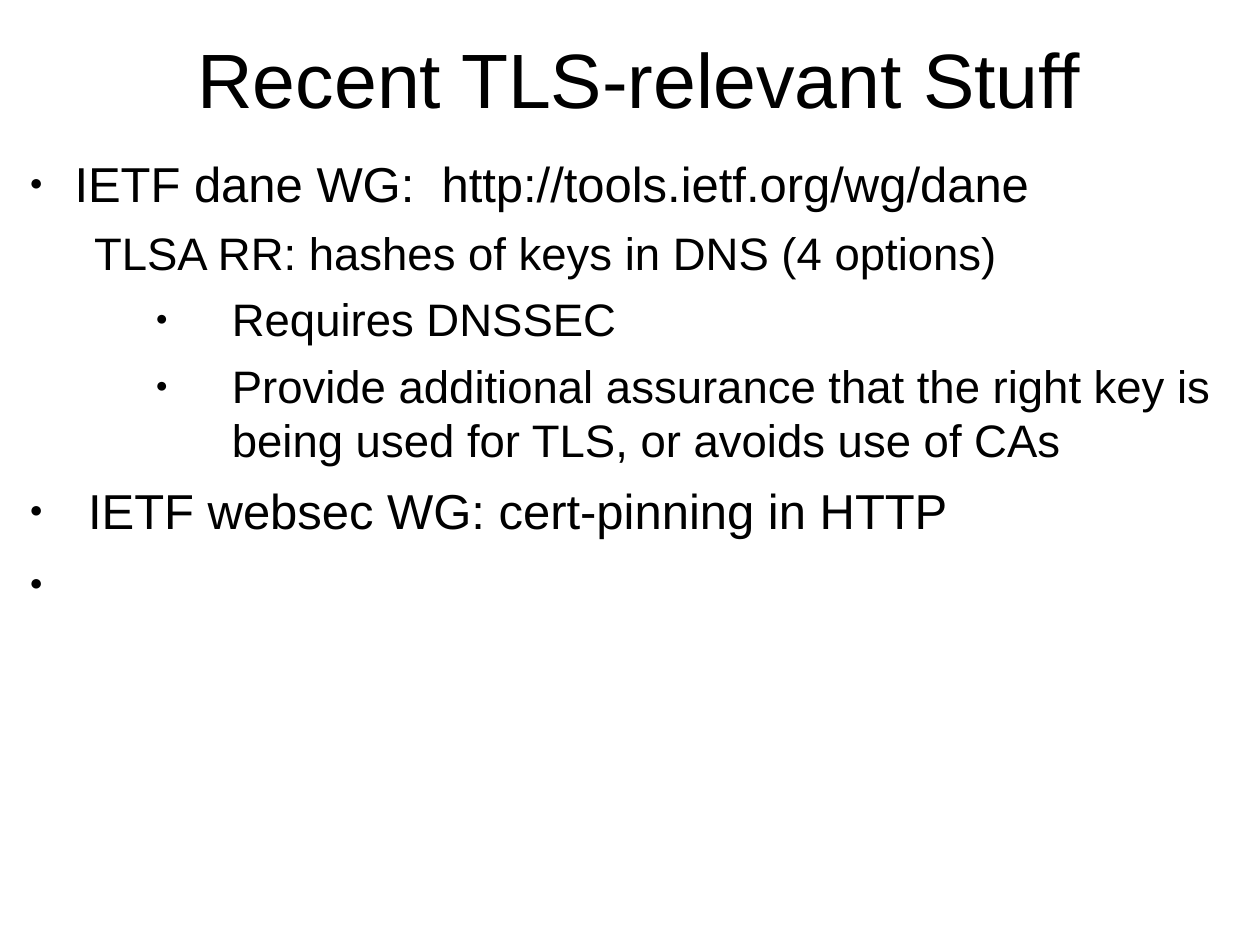
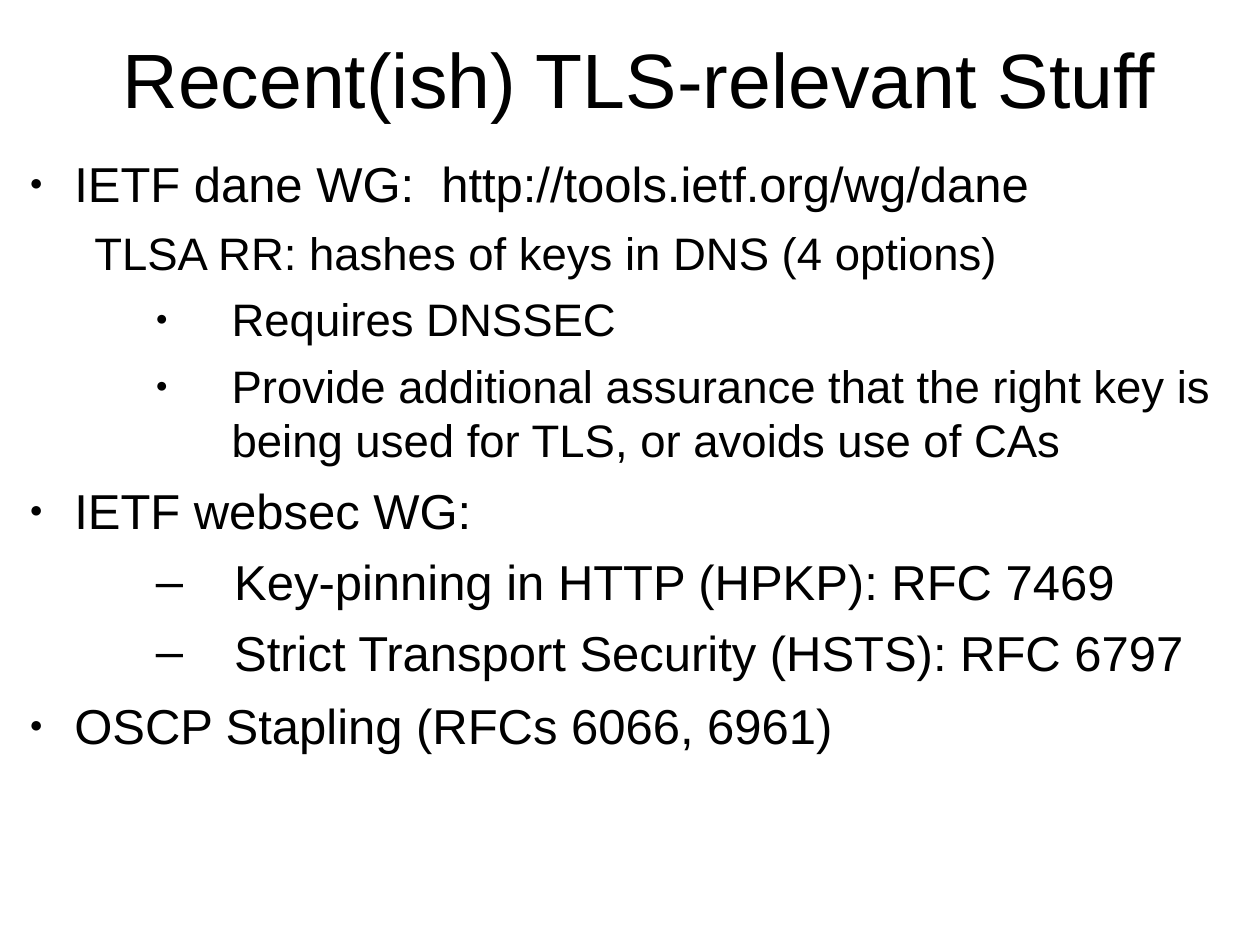
Before and after one commit to sftcd/cs7053, a slide deck: slide 67 of 2016lectures/06-protocols.ppt. Drawn at 1260x945 pixels with LibreOffice and Linux fonts; fonts in the diff are those of the drawing. Boxes give left, top, right and bottom in pixels: in the first picture for what was removed or moved away, otherwise in the second. Text is boxed around its words. In the diff, an @@ line names an element or a change of style, - is before the commit and + after.

```diff
--- a/2016lectures/06-protocols.ppt
+++ b/2016lectures/06-protocols.ppt
@@ title at [122, 52, 1155, 123]: text changed @@
-Recent TLS-relevant Stuff
+Recent(ish) TLS-relevant Stuff
@@ text at [74, 493, 1183, 754]: text changed @@
-● IETF websec WG: cert-pinning in HTTP
+● IETF websec WG:
+  – Key-pinning in HTTP (HPKP): RFC 7469
+  – Strict Transport Security (HSTS): RFC 6797
+● OSCP Stapling (RFCs 6066, 6961)
```
Also in this commit, not shown: 64 other slides changed, 2 other files.
